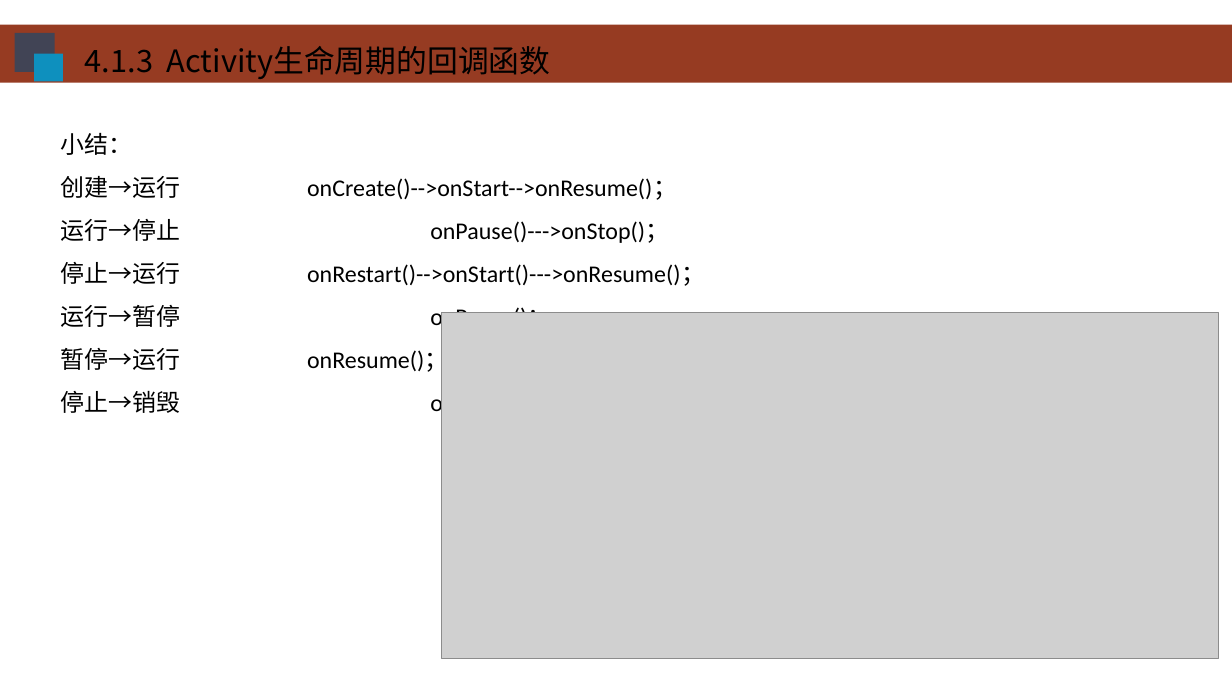
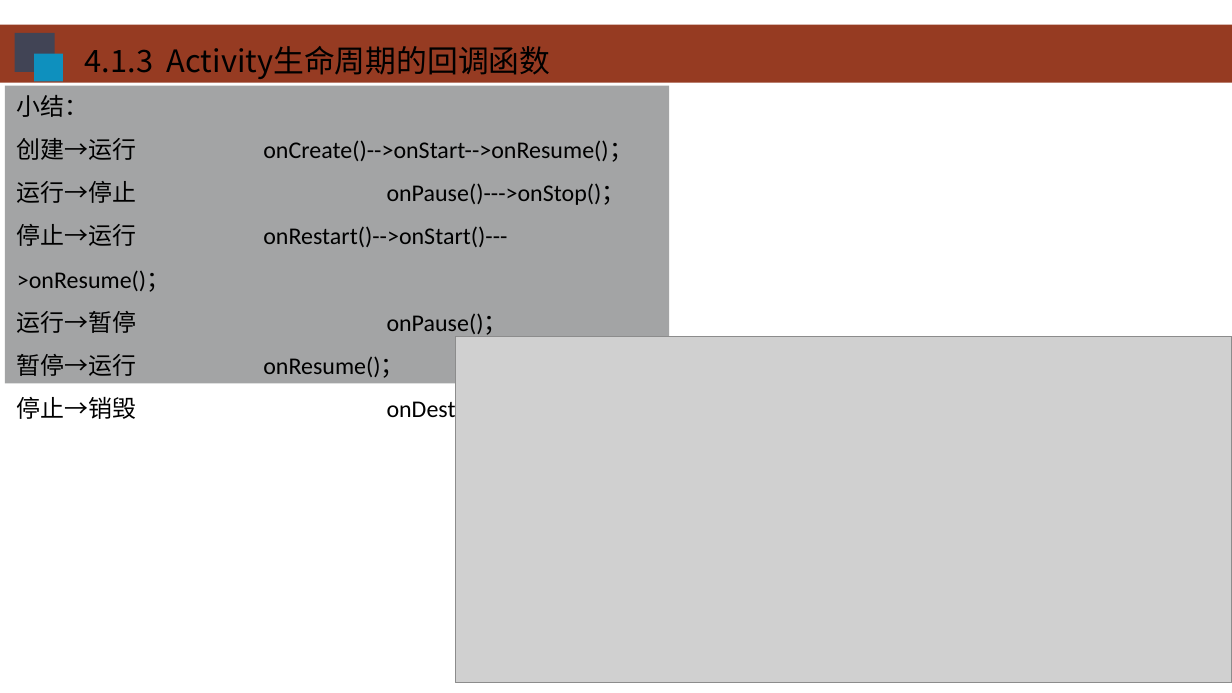
Before and after one commit to HBU/Android-PPT, a slide deck: slide 11 of 04.0 -- 活动-意图-- 第04章.pptx. Drawn at 1232x693 pixels with LibreOffice and Linux fonts; fonts in the diff are those of the drawing; grey boxes stand for pictures; background and template pictures are left out. Boxes give left, top, right and bottom in pixels: in the first picture for what was removed or moved away, otherwise in the second. Text is boxed around its words. In the diff, an @@ line names an element or a change of style, - is before the commit and + after.

```diff
--- a/04.0 -- 活动-意图-- 第04章.pptx
+++ b/04.0 -- 活动-意图-- 第04章.pptx
@@ rectangle "小结：": place and size @@
-rectangle "小结：" at (61, 133, 705, 418)
+rectangle "小结：" at (5, 85, 669, 383)
@@ rectangle "小结：" at (5, 85, 669, 383): fill none to #494B4D at 50% opacity @@
@@ picture: place and size @@
-picture at (442, 312, 1220, 658)
+picture at (456, 336, 1232, 683)
```
Also in this commit, not shown: 19 other slides changed, 4 slides added, 15 slides removed, 3 other files.
